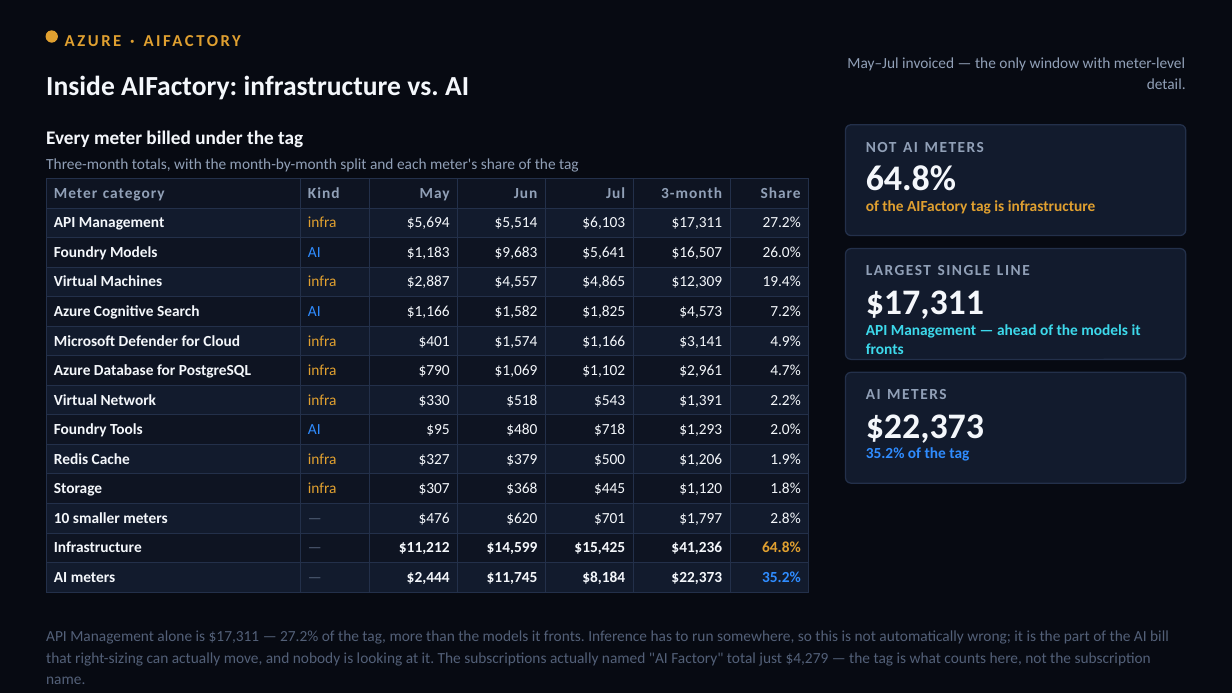
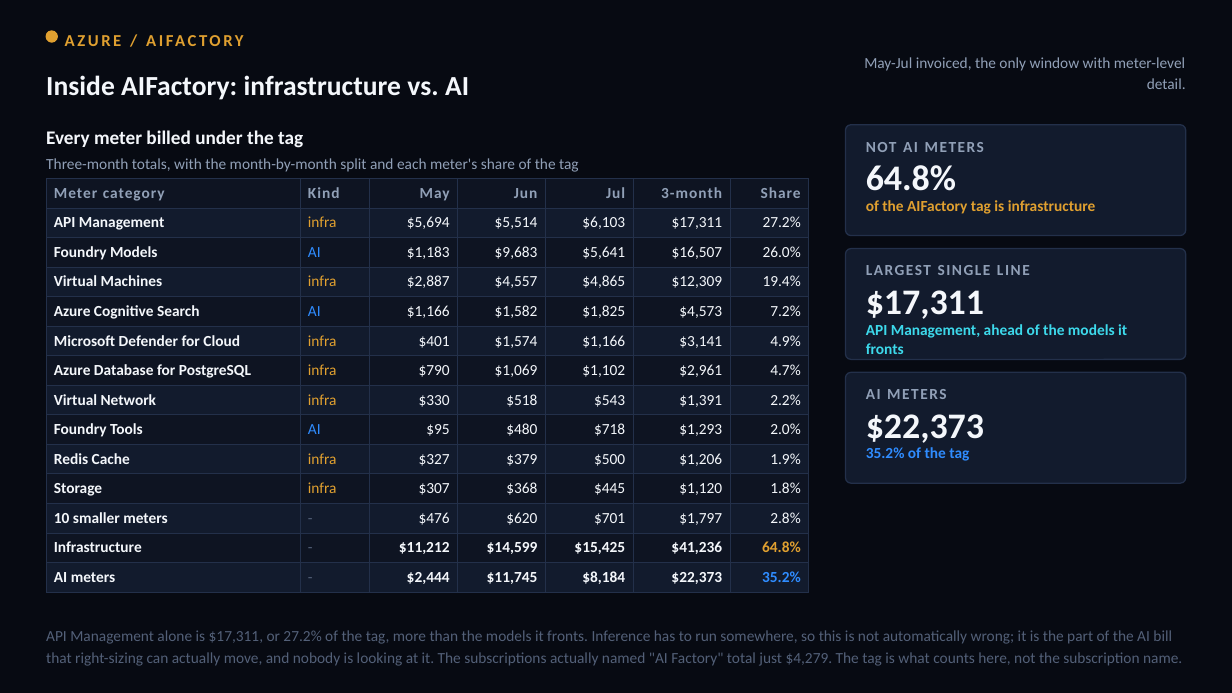
Before and after one commit to arielga5-code/Finops, a slide deck: slide 7 of deck/Harel_Cloud_Cost_CIO_Final_fixed.pptx. Drawn at 1232x693 pixels with LibreOffice and Linux fonts; fonts in the diff are those of the drawing. Boxes give left, top, right and bottom in pixels: in the first picture for what was removed or moved away, otherwise in the second. Text is boxed around its words. In the diff, an @@ line names an element or a change of style, - is before the commit and + after.

```diff
--- a/deck/Harel_Cloud_Cost_CIO_Final_fixed.pptx
+++ b/deck/Harel_Cloud_Cost_CIO_Final_fixed.pptx
@@ text at <box>65,28,804,52</box>: text changed @@
-AZURE · AIFACTORY
+AZURE / AIFACTORY
@@ text at <box>864,57,1186,89</box>: text changed @@
-May–Jul invoiced — the only window with meter-level detail.
+May-Jul invoiced, the only window with meter-level detail.
@@ table at <box>46,178,809,588</box> @@
-row 12, column 2: —
+row 12, column 2: -
-row 13, column 2: —
+row 13, column 2: -
-row 14, column 2: —
+row 14, column 2: -
@@ text at <box>866,324,1127,354</box>: text changed @@
-API Management — ahead of the models it fronts
+API Management, ahead of the models it fronts
@@ text at <box>46,630,1182,666</box>: text changed @@
-API Management alone is $17,311 — 27.2% of the tag, more than the models it fronts. Inference has to run somewhere, so this is not automatically wrong; it is the part of the AI bill that right-sizing can actually move, and nobody is looking at it. The subscriptions actually named "AI Factory" total just $4,279 — the tag is what counts here, not the subscription name.
+API Management alone is $17,311, or 27.2% of the tag, more than the models it fronts. Inference has to run somewhere, so this is not automatically wrong; it is the part of the AI bill that right-sizing can actually move, and nobody is looking at it. The subscriptions actually named "AI Factory" total just $4,279. The tag is what counts here, not the subscription name.
```
Also in this commit, not shown: 30 other slides changed, 11 other files.
